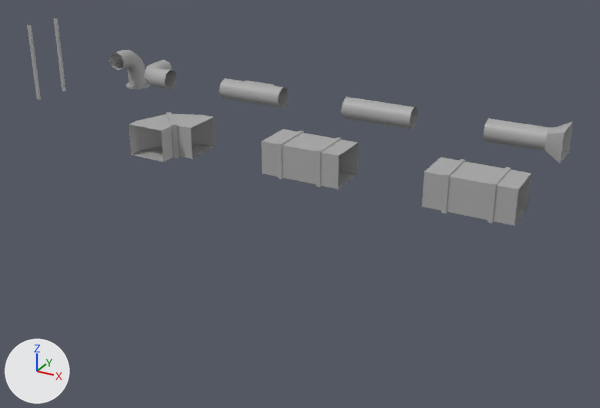
The FBX model Exhibit L/Assets/Models/airducts.fbx as it was, and as the next commit left it.
Camera for both pictures: a 50 mm camera at (0.0579, -0.1153, 0.082) aimed at (0.0019, -0.0135, 0.0311). Arrows for +X, +Y and +Z are at lower left; the lights stay in place. Where no turn or scale is listed for an object, it has been applied to the vertices.

Objects in the first picture: 'duct_1', 'duct_2', 'duct_corner', 'struts', 'tube_duct_1', 'tube_duct_2', 'tube_duct_3', 'tube_duct_4', 'tube_duct_5'.
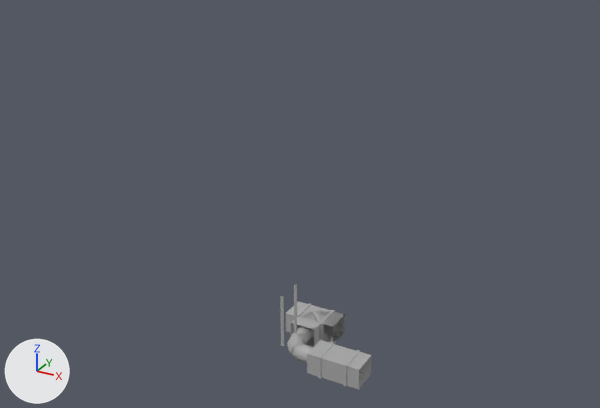
What differs and where, as boxes (x1, y1, x2, y2) in the pictures (600 x 408 px):
'duct_1', moved
    before: (261, 129, 358, 189)
    after: (307, 340, 371, 390)
'duct_2', moved
    before: (422, 157, 532, 226)
    after: (286, 301, 345, 343)
'duct_corner', moved
    before: (129, 112, 215, 162)
    after: (291, 310, 345, 347)
'tube_duct_2', moved
    before: (483, 118, 573, 164)
    after: (359, 356, 371, 388)
'tube_duct_1', moved
    before: (341, 97, 418, 129)
    after: (333, 321, 342, 337)
'tube_duct_5', moved
    before: (219, 78, 289, 108)
    after: (333, 323, 342, 337)
'tube_duct_3', moved
    before: (144, 59, 177, 90)
    after: (287, 328, 313, 363)
'tube_duct_4', moved
    before: (109, 50, 150, 89)
    after: (298, 326, 315, 341)
'struts', moved
    before: (27, 18, 66, 100)
    after: (280, 284, 297, 346)

Patch to the scene script:
```diff
--- a/Exhibit L/Assets/Models/airducts.fbx.py
+++ b/Exhibit L/Assets/Models/airducts.fbx.py
@@ me_mesh_002 @@
 me_mesh_002.from_pydata(...)  # 40 vertices, 72 faces; spans x 0.0..0.01, y -0.00765..-0.00235, z -0.00215..0.00215
 # used by ob_duct_1; location = (0.01, -0.03, 0.048)
+# me_mesh_002 part 2: the whole mesh is moved by (0.0, 0.0, -0.002)
 me_mesh_002.materials.append(mat_standardsurface1)
@@ me_mesh_003 @@
 me_mesh_003.from_pydata(...)  # 24 vertices, 32 faces; spans x 0.0..0.01, y -0.0075..-0.0025, z -0.002..0.002
 # used by ob_tube_duct_2; location = (0.03, -0.01, 0.048)
+# me_mesh_003 part 4: the whole mesh is moved by (0.0, 0.0, -0.002)
 me_mesh_003.materials.append(mat_standardsurface1)
@@ me_mesh_008 @@
 me_mesh_008.from_pydata(...)  # 73 vertices, 136 faces; spans x -0.00705..-0.00295, y 0.0..0.00705, z -0.00393..0.0031
 # used by ob_tube_duct_4; location = (-0.03, -0.01, 0.0465)
+# me_mesh_008 part 3: the whole mesh is moved by (0.0, 0.0, -0.00355)
 me_mesh_008.materials.append(mat_standardsurface1)
@@ me_mesh_005 @@
 me_mesh_005.from_pydata(...)  # 38 vertices, 60 faces; spans x -0.01..0.0, y 0.00345..0.00692, z -0.00155..0.00155
 # used by ob_tube_duct_5; location = (0.0, -0.02, 0.048)
+# me_mesh_005 part 1: the whole mesh is moved by (0.0, 0.0, -0.002)
 me_mesh_005.materials.append(mat_standardsurface1)
@@ me_mesh_004 @@
 me_mesh_004.from_pydata(...)  # 16 vertices, 16 faces; spans x -0.01..0.0, y 0.00345..0.00655, z -0.00155..0.00155
 # used by ob_tube_duct_1; location = (0.02, -0.02, 0.048)
+# me_mesh_004 part 5: the whole mesh is moved by (0.0, 0.0, -0.002)
 me_mesh_004.materials.append(mat_standardsurface1)
@@ me_mesh_007 @@
 me_mesh_007.from_pydata(...)  # 56 vertices, 96 faces; spans x -0.00655..0.0, y -0.00655..0.0, z -0.00265..0.00045
 # used by ob_tube_duct_3; location = (-0.02, -0.01, 0.0491)
+# me_mesh_007 part 6: the whole mesh is moved by (0.0, 0.0, -0.0009)
 me_mesh_007.materials.append(mat_standardsurface1)
@@ ob_duct_1 @@
 ob_duct_1 = bpy.data.objects.new('duct_1', me_mesh_002)
-ob_duct_1.location = (0.01, -0.03, 0.048)
+ob_duct_1.location = (0.0, 0.0, 0.0)
@@ ob_duct_2 @@
 ob_duct_2 = bpy.data.objects.new('duct_2', me_mesh_001)
-ob_duct_2.location = (0.04, -0.04, 0.05)
+ob_duct_2.location = (0.0, 0.0, 0.0)
@@ ob_tube_duct_2 @@
 ob_tube_duct_2 = bpy.data.objects.new('tube_duct_2', me_mesh_003)
-ob_tube_duct_2.location = (0.03, -0.01, 0.048)
+ob_tube_duct_2.location = (0.0, 0.0, 0.0)
@@ ob_tube_duct_4 @@
 ob_tube_duct_4 = bpy.data.objects.new('tube_duct_4', me_mesh_008)
-ob_tube_duct_4.location = (-0.03, -0.01, 0.0465)
+ob_tube_duct_4.location = (0.0, 0.0, 0.0)
@@ ob_tube_duct_5 @@
 ob_tube_duct_5 = bpy.data.objects.new('tube_duct_5', me_mesh_005)
-ob_tube_duct_5.location = (0.0, -0.02, 0.048)
+ob_tube_duct_5.location = (0.0, 0.0, 0.0)
@@ ob_tube_duct_1 @@
 ob_tube_duct_1 = bpy.data.objects.new('tube_duct_1', me_mesh_004)
-ob_tube_duct_1.location = (0.02, -0.02, 0.048)
+ob_tube_duct_1.location = (0.0, 0.0, 0.0)
@@ ob_struts @@
 ob_struts = bpy.data.objects.new('struts', me_mesh)
-ob_struts.location = (-0.02, -0.03, 0.05)
+ob_struts.location = (0.0, 0.0, 0.0)
@@ ob_tube_duct_3 @@
 ob_tube_duct_3 = bpy.data.objects.new('tube_duct_3', me_mesh_007)
-ob_tube_duct_3.location = (-0.02, -0.01, 0.0491)
+ob_tube_duct_3.location = (0.0, 0.0, 0.0)
@@ ob_duct_corner @@
 ob_duct_corner = bpy.data.objects.new('duct_corner', me_mesh_006)
-ob_duct_corner.location = (0.0, -0.04, 0.05)
+ob_duct_corner.location = (0.0, 0.0, 0.0)
```
